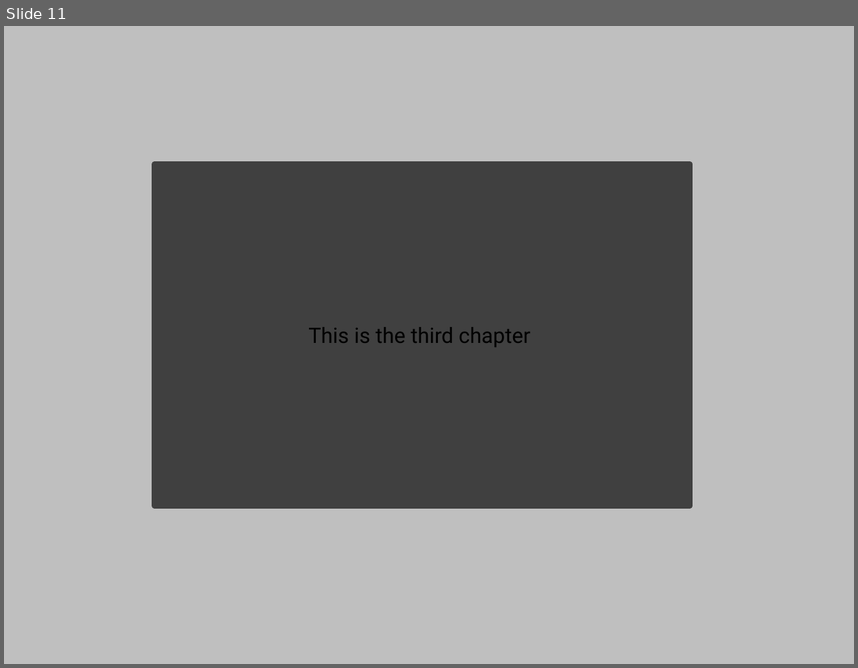
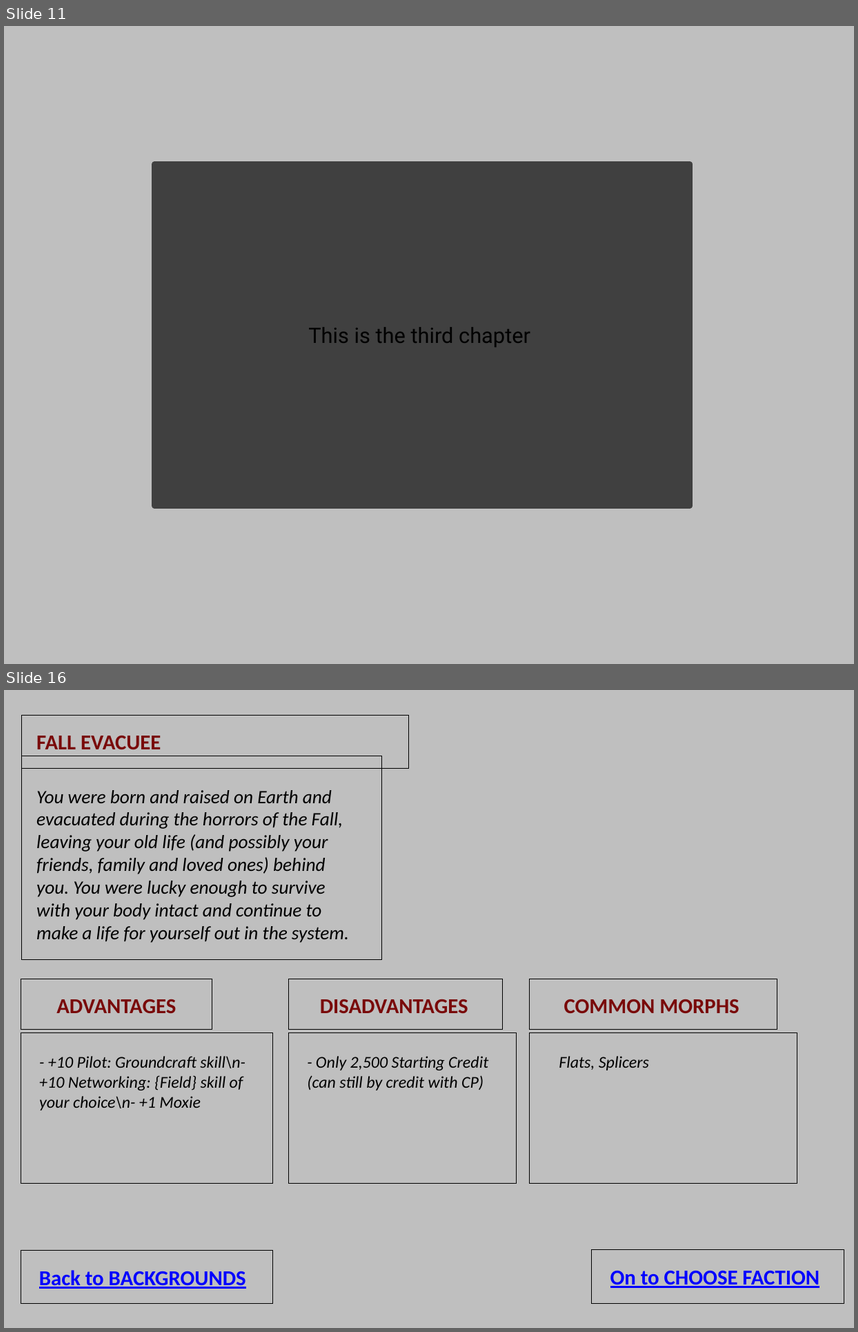
Before and after one commit to D6Digital/SWENGFrame, a slide deck: github resources/EclipsePhase.pptm. Shown one above the other, each under a label of ours: slide 11 before the commit, slides 11 and 16 after it; the slides between them are not shown. The pictures are 858x668 and 858x1332 pixels, drawn with LibreOffice and Linux fonts; fonts in the diff are those of the drawing. Boxes give left, top, right and bottom in pixels: in the first picture for what was removed or moved away, otherwise in the second. Text is boxed around its words. In the diff, an @@ line names an element or a change of style, - is before the commit and + after.

```diff
--- a/github resources/EclipsePhase.pptm
+++ b/github resources/EclipsePhase.pptm
@@ slide 16 added at (x1=4, y1=690, x2=854, y2=1328), background #BFBFBF @@
@@ rectangle added at (x1=22, y1=715, x2=410, y2=768), outline #000000 0.75 pt @@
@@ text added at (x1=36, y1=736, x2=161, y2=749), 18 pt, text #790909, bold @@
+FALL EVACUEE
@@ rectangle added at (x1=22, y1=756, x2=382, y2=960), outline #000000 0.75 pt @@
@@ text added at (x1=36, y1=790, x2=349, y2=943), 16 pt, text #000000, italic @@
+You were born and raised on Earth and evacuated during the horrors of the Fall, leaving your old life (and possibly your friends, family and loved ones) behind you. You were lucky enough to survive with your body intact and continue to make a life for yourself out in the system.
@@ rectangle added at (x1=21, y1=979, x2=212, y2=1029), outline #000000 0.75 pt @@
@@ rectangle added at (x1=289, y1=979, x2=503, y2=1029), outline #000000 0.75 pt @@
@@ rectangle added at (x1=529, y1=979, x2=777, y2=1029), outline #000000 0.75 pt @@
@@ text added at (x1=56, y1=999, x2=176, y2=1013), 18 pt, text #790909, bold @@
+ADVANTAGES
@@ text added at (x1=320, y1=999, x2=468, y2=1013), 18 pt, text #790909, bold @@
+DISADVANTAGES
@@ text added at (x1=564, y1=999, x2=739, y2=1013), 18 pt, text #790909, bold @@
+COMMON MORPHS
@@ rectangle added at (x1=21, y1=1032, x2=274, y2=1183), outline #000000 0.75 pt @@
@@ rectangle added at (x1=289, y1=1032, x2=517, y2=1183), outline #000000 0.75 pt @@
@@ rectangle added at (x1=529, y1=1032, x2=797, y2=1183), outline #000000 0.75 pt @@
@@ text added at (x1=39, y1=1056, x2=245, y2=1110), 14 pt, text #000000, italic @@
+- +10 Pilot: Groundcraft skill\n- +10 Networking: {Field} skill of your choice\n- +1 Moxie
@@ text added at (x1=307, y1=1056, x2=488, y2=1090), 14 pt, text #000000, italic @@
+- Only 2,500 Starting Credit (can still by credit with CP)
@@ text added at (x1=559, y1=1056, x2=649, y2=1070), 14 pt, text #000000, italic @@
+Flats, Splicers
@@ rectangle added at (x1=21, y1=1250, x2=274, y2=1303), outline #000000 0.75 pt @@
@@ rectangle added at (x1=591, y1=1250, x2=844, y2=1303), outline #000000 0.75 pt @@
@@ text added at (x1=39, y1=1270, x2=246, y2=1288), 18 pt, text #0000FF, bold, underline @@
+Back to BACKGROUNDS
@@ text added at (x1=611, y1=1270, x2=820, y2=1288), 18 pt, text #0000FF, bold, underline @@
+On to CHOOSE FACTION
```
Also in this commit, not shown: 2 slides changed, 32 other slides added, 2 slides removed, 4 other files.
